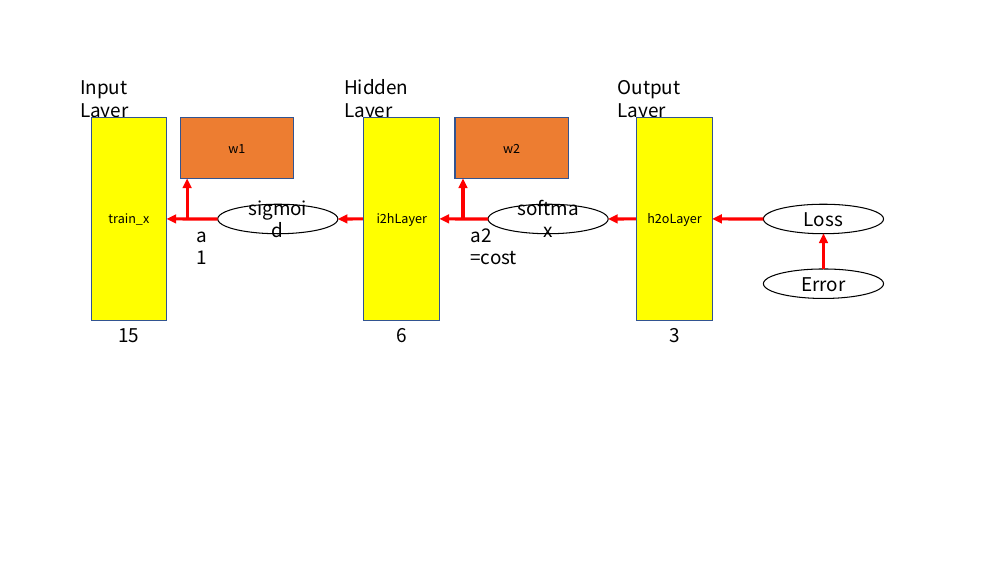
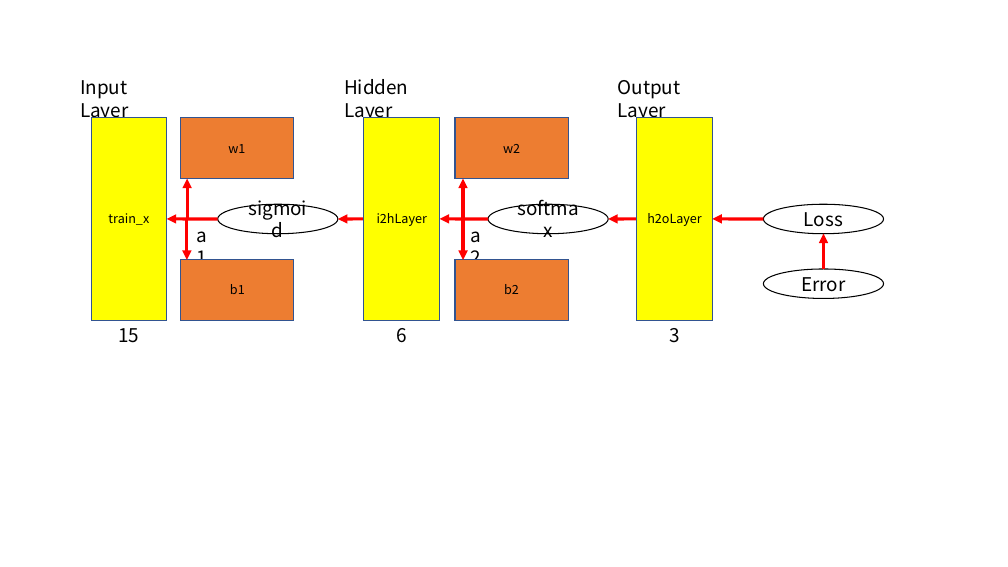
Before and after one commit to AnDeoukKyi/tistory, a slide deck: slide 27 of ml/ML.pptx. Drawn at 1008x567 pixels with LibreOffice and Linux fonts; fonts in the diff are those of the drawing. Boxes give left, top, right and bottom in pixels: in the first picture for what was removed or moved away, otherwise in the second. Text is boxed around its words. In the diff, an @@ line names an element or a change of style, - is before the commit and + after.

```diff
--- a/ml/ML.pptx
+++ b/ml/ML.pptx
@@ arrow added from (187, 220) to (187, 260), #FF0000 3 pt @@
@@ arrow added from (463, 220) to (463, 260), #FF0000 3 pt @@
@@ rectangle added at <box>181,259,294,321</box>, fill #ED7D31, outline #325491 1 pt, 12 pt, text #000000 @@
+b1
@@ rectangle added at <box>455,259,569,321</box>, fill #ED7D31, outline #325491 1 pt, 12 pt, text #000000 @@
+b2
@@ text at <box>470,251,517,265</box>: paragraph removed @@
-=cost
```
Also in this commit, not shown: 1 other slide changed, 1 slide added, 5 other files.
